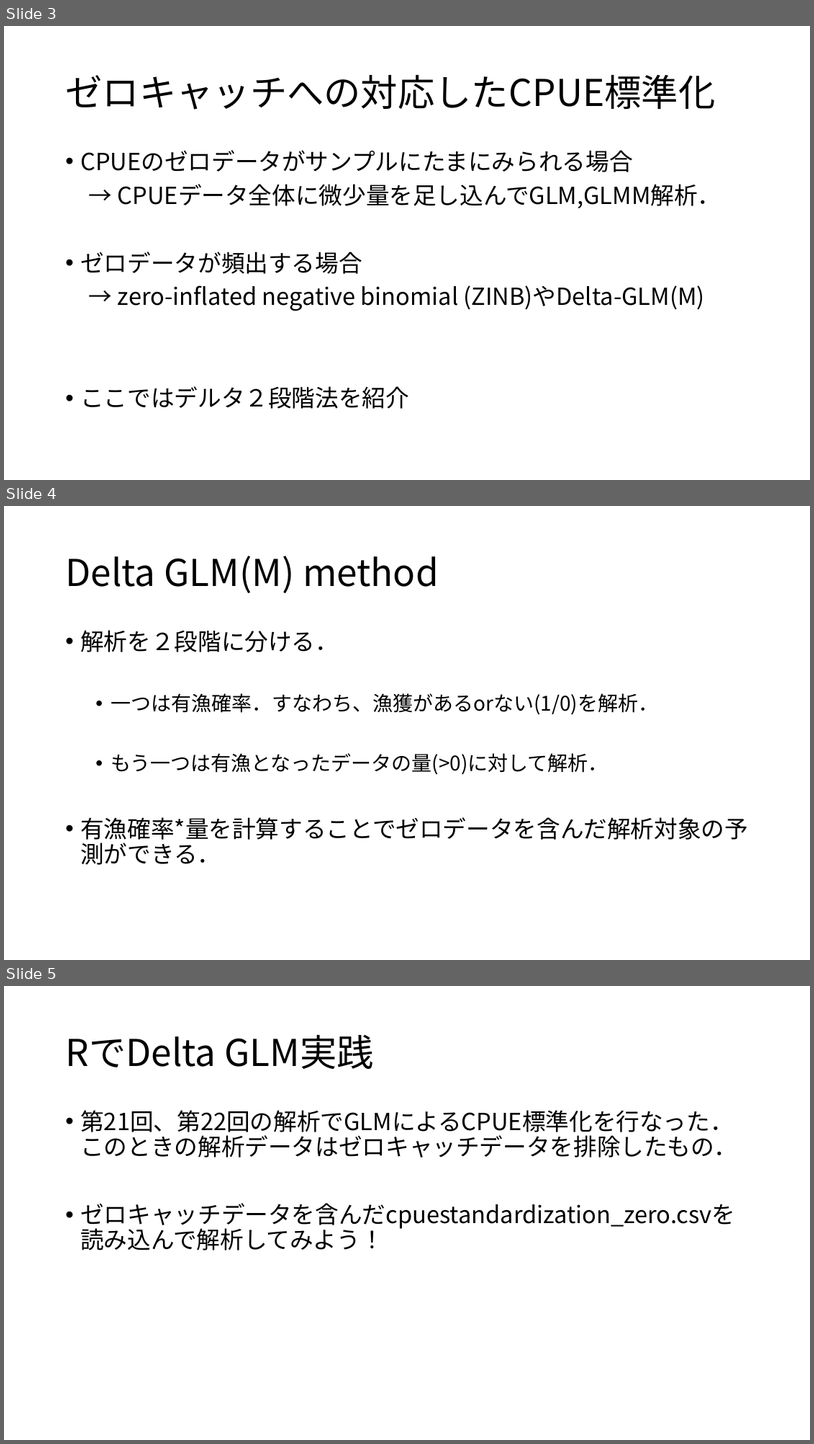
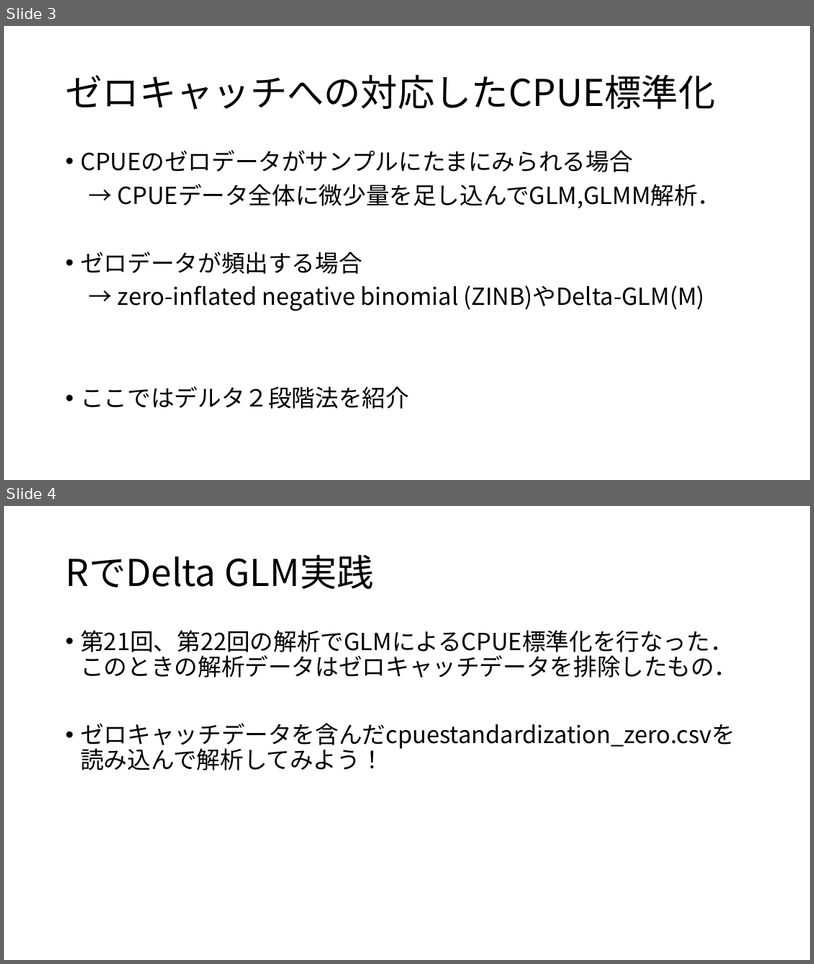
Before and after one commit to KoHMB/Shigen_kensyu_FRA, a slide deck: R/スライド/第31回.pptx. Shown one above the other, each under a label of ours: slides 3, 4 and 5 before the commit, slides 3 and 4 after it. The pictures are 814x1444 and 814x964 pixels, drawn with LibreOffice and Linux fonts; fonts in the diff are those of the drawing. Boxes give left, top, right and bottom in pixels: in the first picture for what was removed or moved away, otherwise in the second. Text is boxed around its words. In the diff, an @@ line names an element or a change of style, - is before the commit and + after.

```diff
--- a/R/スライド/第31回.pptx
+++ b/R/スライド/第31回.pptx
@@ slide 4 removed at [4,506,810,960], background #FFFFFF @@
@@ title removed at [65,556,439,593] @@
-Delta GLM(M) method
@@ text removed at [80,630,748,865] @@
-• 解析を２段階に分ける．
-  • 一つは有漁確率．すなわち、漁獲があるorない(1/0)を解析．
-  • もう一つは有漁となったデータの量(>0)に対して解析．
-• 有漁確率*量を計算することでゼロデータを含んだ解析対象の予測ができる．
@@ what was slide 5 is now slide 4 @@
```
Also in this commit, not shown: 1 slide changed, 1 slide added, 3 other files.
